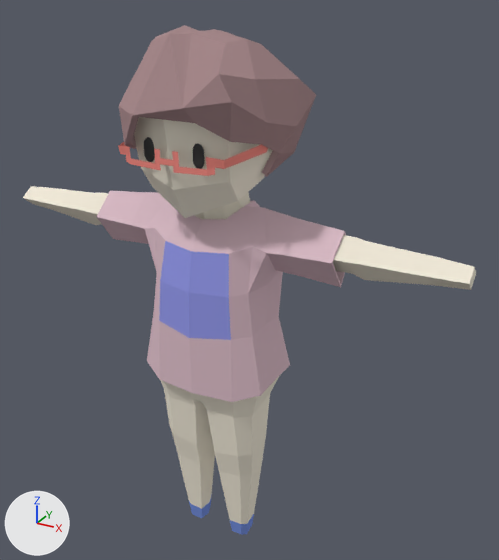
A saved change to the Blender file Art/Base Char/RayModel.blend.
Rendered twice from a camera (50 mm lens) standing at (6.31, -10.23, 11.03) and looking at (0.4, 0.52, 5.65). Arrows for +X, +Y and +Z are at lower left; the lights stay in place.

Script lines for the objects in view, before the commit:
```python
ob_base = bpy.data.objects.new('Base', me_sphere_001)
ob_base.location = (0.0, 0.0, 0.0)
ob_ears = bpy.data.objects.new('Ears', me_sphere_007)
ob_ears.location = (0.0, 0.0, 0.0)
ob_glasses = bpy.data.objects.new('Glasses', me_sphere_003)
ob_glasses.location = (0.0, 0.0, 0.0)
ob_hair = bpy.data.objects.new('Hair', me_sphere_005)
ob_hair.location = (0.0, 0.0, 0.0)
ob_shirt = bpy.data.objects.new('Shirt', me_sphere_000)
ob_shirt.location = (0.0, 0.0, -0.03)
```
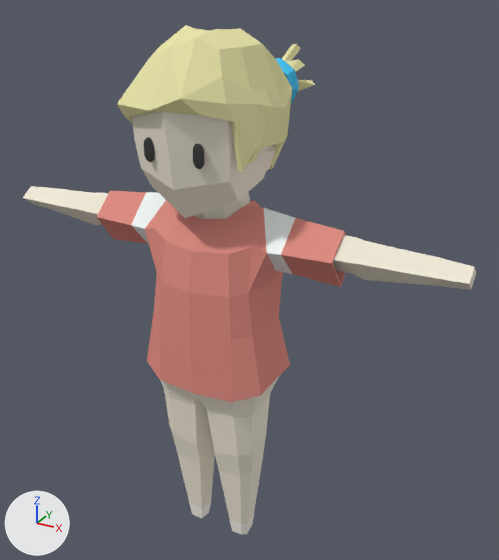
Edits to the bpy script that builds the scene:
```text
Change mat_marvshoesmat:
    mat_marvshoesmat.base_color: (0.191, 0.289, 0.74) -> (0.965, 0.925, 0.858)  # blue #7992df -> white #fbf6ee
Add mat_rayshirtmat:
    mat_rayshirtmat = diffuse_material('RayShirtMat')
    mat_rayshirtmat.base_color = (0.757, 0.28, 0.237)  # pink #e29086
Add mat_rayshirtmat2:
    mat_rayshirtmat2 = diffuse_material('RayShirtMat2')
    mat_rayshirtmat2.base_color = (0.949, 1.0, 0.99)  # white #f9fffe
Change me_sphere_000:
    where me_sphere_000.from_pydata(...)  # 71 vertices, 62 faces; spans x -2.47..2.47, y -1.03..0.86, z 3.86..7.37
    me_sphere_000 part 1: all 32 faces centred in x -1.18..1.18, y -0.72..0.73, z 5.55..7.18 switch from mat_marvshirtmat (light grey #dcbdc8) to mat_rayshirtmat (pink #e29086)
    me_sphere_000 part 2: all 5 faces centred in x -1.19..-0.4, y -0.95..0.59, z 4.47..4.6 switch from mat_marvshirtmat (light grey #dcbdc8) to mat_rayshirtmat (pink #e29086)
    me_sphere_000 part 3: all 5 faces centred in x 0.4..1.19, y -0.95..0.59, z 4.47..4.6 switch from mat_marvshirtmat (light grey #dcbdc8) to mat_rayshirtmat (pink #e29086)
    me_sphere_000 part 4: all 4 faces centred in x -2.02..-2.01, y -0.25..0.25, z 6.48..7.01 switch from mat_marvshirtmat (light grey #dcbdc8) to mat_rayshirtmat (pink #e29086)
    me_sphere_000 part 5: all 4 faces centred in x 2.01..2.02, y -0.25..0.25, z 6.48..7.01 switch from mat_marvshirtmat (light grey #dcbdc8) to mat_rayshirtmat (pink #e29086)
    me_sphere_000 part 6: all 8 faces centred in x -1.42..1.42, y -0.27..0.29, z 6.51..7.05 switch from mat_marvshirtmat (light grey #dcbdc8) to mat_rayshirtmat2 (white #f9fffe)
    me_sphere_000 part 7: all 4 faces that had it switch from mat_marvshirtmat2 (blue #949ae7) to mat_rayshirtmat (pink #e29086)
Change me_sphere_005:
    remove me_sphere_005.from_pydata(...)  # 73 vertices, 69 faces; spans x -1.72..1.57, y -1.72..1.36, z 7.42..10.32
    remove me_sphere_005.materials.append(mat_heatherhairmat)  # brown #aa8c8f
    add me_sphere_005.from_pydata(...)  # 182 vertices, 192 faces; spans x -1.27..1.31, y -1.59..1.31, z 7.66..10.32
    me_sphere_005 part 8: the whole mesh is rebuilt
    add me_sphere_005.materials.append(mat_rayhairmat)  # beige #ece8ae
Remove ob_glasses:
    ob_glasses = bpy.data.objects.new('Glasses', me_sphere_003)
Remove ob_ears:
    ob_ears = bpy.data.objects.new('Ears', me_sphere_007)
Add ob_band:
    ob_band = bpy.data.objects.new('Band', me_torus_001)  # 40 vertices, 40 faces; spans x -0.89..0.89, y -0.89..0.89, z -0.24..0.24; in mat_raybandmat (blue #4dc9ff)
    ob_band.location = (0.67, 1.1, 9.33)
    ob_band.rotation_euler = (-1.318, 0.222, -0.149)  # degrees (-76, 13, -8.5)
    ob_band.scale = (0.49, 0.49, 0.49)
Add ob_hair_001:
    ob_hair_001 = bpy.data.objects.new('Hair.001', me_sphere_006)  # 28 vertices, 28 faces; spans x -0.339..0.408, y -0.434..0.553, z -0.439..0.473; in mat_rayhairmat (beige #ece8ae)
    ob_hair_001.location = (0.73, 1.31, 9.46)
    ob_hair_001.rotation_euler = (-0.0318, -0.0202, 0.154)  # degrees (-1.8, -1.2, 8.8)
```

Boxes (x1, y1, x2, y2) around the edits, measured in the pictures (499 x 560 px):
'Base', recoloured: (94, 96, 349, 535) in both
'Hair', reshaped (11% narrower): before (119, 25, 316, 177); after (117, 25, 292, 172)
'Glasses', deleted (pink): before (118, 142, 268, 176)
'Hair.001', added (beige): after (282, 44, 315, 91)
'Band', added: after (276, 58, 299, 103)
'Ears', deleted: before (261, 149, 273, 173)
part 1 of me_sphere_000, recoloured (grey to pink): (145, 200, 283, 340) in both
part 2 of me_sphere_000, recoloured (grey to pink): (147, 312, 192, 393) in both
part 3 of me_sphere_000, recoloured (grey to brown): (189, 316, 290, 402) in both
part 4 of me_sphere_000, recoloured (white to pink): (97, 190, 148, 244) in both
part 5 of me_sphere_000, recoloured (white to pink): (281, 218, 347, 287) in both
part 6 of me_sphere_000, recoloured: (131, 192, 295, 274) in both
part 7 of me_sphere_000, recoloured (blue to pink): (159, 241, 231, 340) in both
